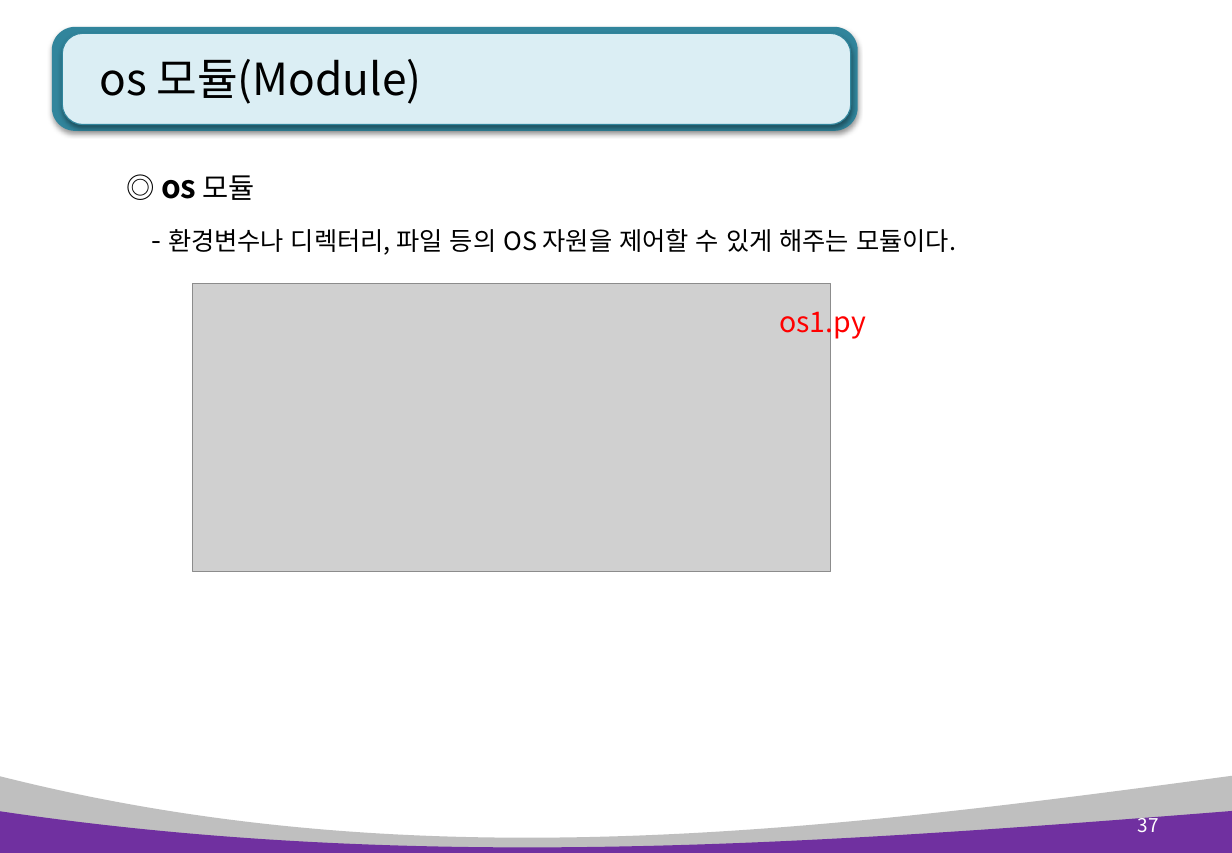
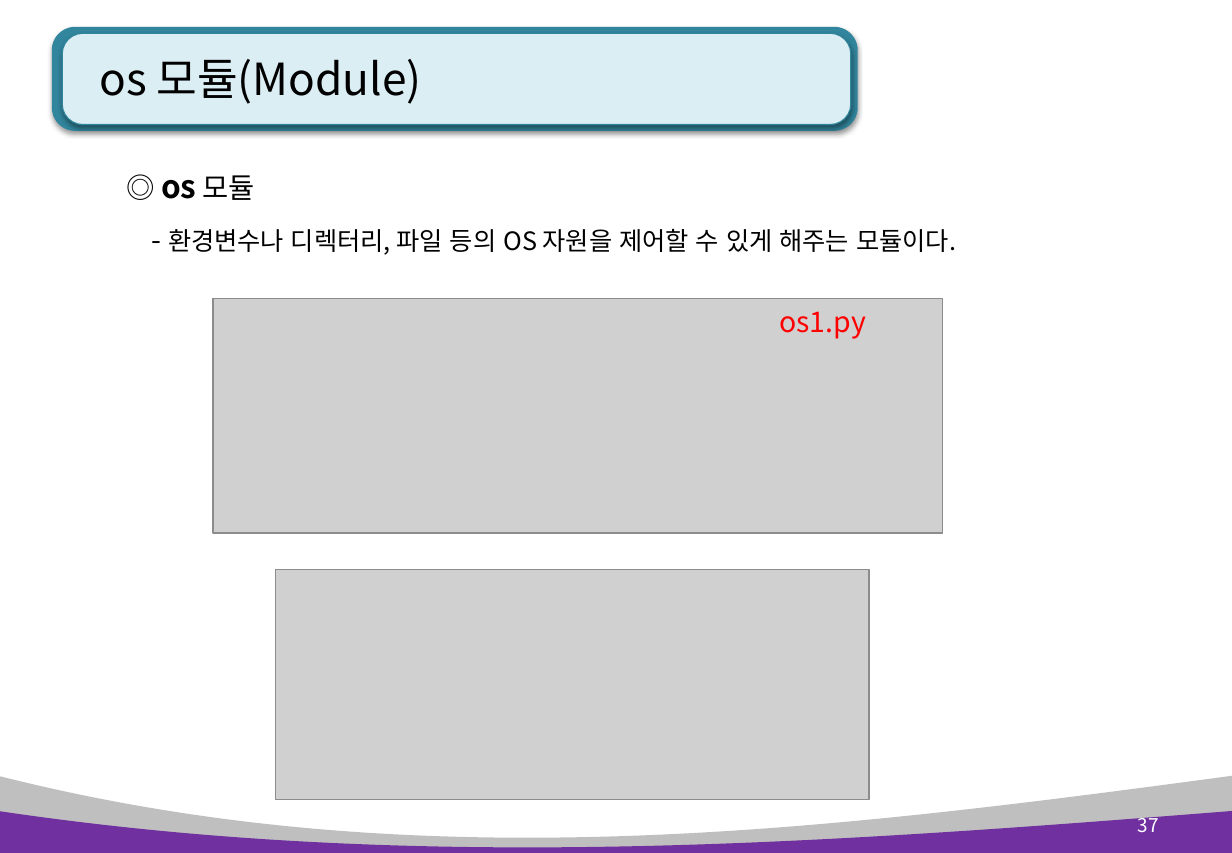
Before and after one commit to kiyongee2/green_project_web, a slide deck: slide 37 of python_ppt/Python 6장. 모듈 .pptx. Drawn at 1232x853 pixels with LibreOffice and Linux fonts; fonts in the diff are those of the drawing; grey boxes stand for pictures. Boxes give left, top, right and bottom in pixels: in the first picture for what was removed or moved away, otherwise in the second. Text is boxed around its words. In the diff, an @@ line names an element or a change of style, - is before the commit and + after.

```diff
--- a/python_ppt/Python 6장. 모듈 .pptx
+++ b/python_ppt/Python 6장. 모듈 .pptx
@@ picture: place and size @@
-picture at box(192, 283, 830, 572)
+picture at box(213, 299, 943, 534)
@@ text "os1.py" rewrapped from box(779, 304, 866, 340) to box(779, 311, 866, 339) @@
@@ picture added at box(275, 570, 869, 800) @@
```
Also in this commit, not shown: 4 other slides changed, 2 other files.
